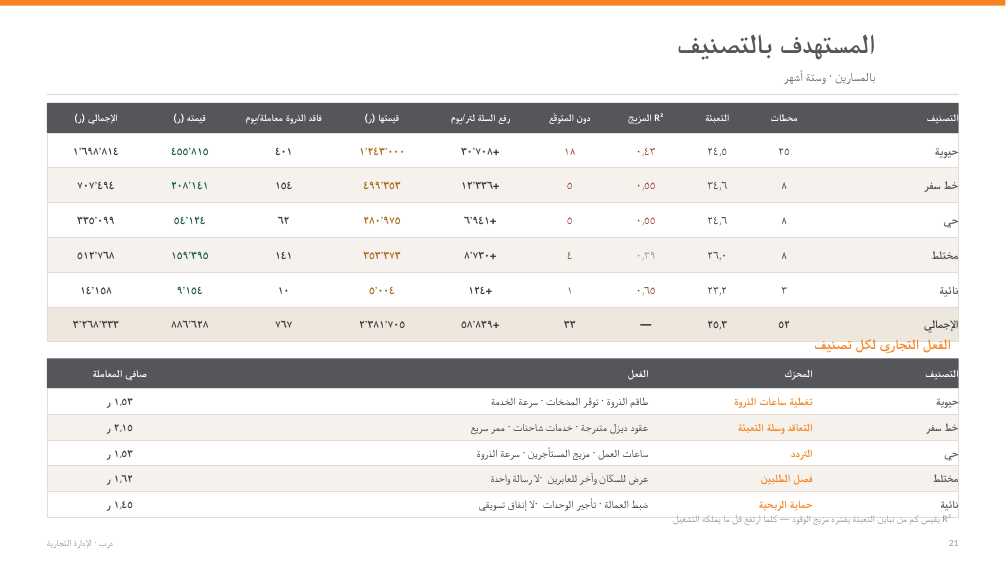
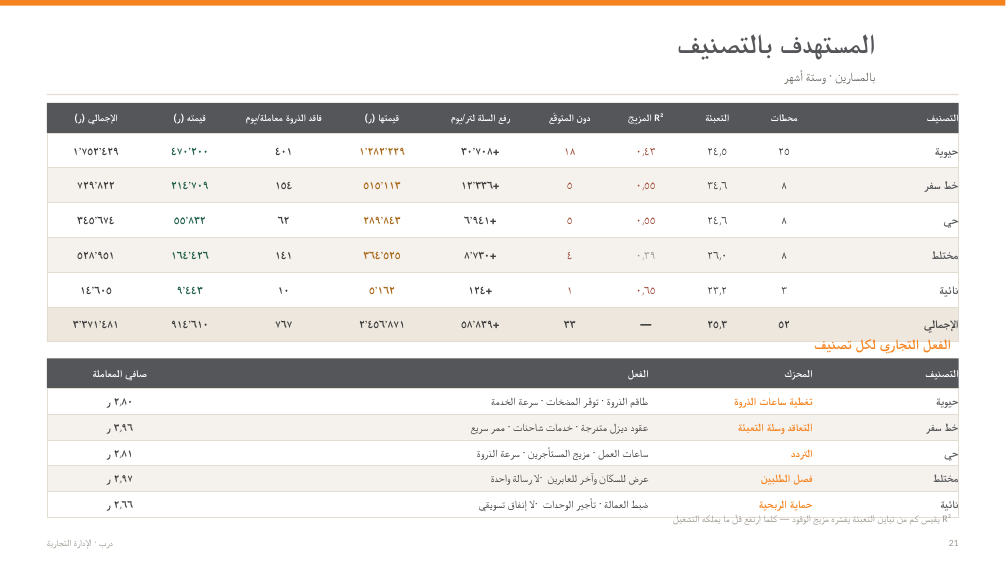
Before and after one commit to darbstations/khadija, a slide deck: slide 26 of docs/عرض-تحليل-المنافذ-وخطة-المبيعات.pptx. Drawn at 1008x567 pixels with LibreOffice and Linux fonts; fonts in the diff are those of the drawing. Boxes give left, top, right and bottom in pixels: in the first picture for what was removed or moved away, otherwise in the second. Text is boxed around its words. In the diff, an @@ line names an element or a change of style, - is before the commit and + after.

```diff
--- a/docs/عرض-تحليل-المنافذ-وخطة-المبيعات.pptx
+++ b/docs/عرض-تحليل-المنافذ-وخطة-المبيعات.pptx
@@ text at box(73, 147, 119, 155): text changed @@
-١٬٦٩٨٬٨١٤
+١٬٧٥٢٬٤٢٩
@@ text at box(171, 148, 208, 155): text changed @@
-٤٥٥٬٨١٥
+٤٧٠٬٢٠٠
@@ text at box(359, 147, 405, 155): text changed @@
-١٬٢٤٣٬٠٠٠
+١٬٢٨٢٬٢٢٩
@@ text at box(77, 181, 114, 189): text changed @@
-٧٠٧٬٤٩٤
+٧٢٩٬٨٢٢
@@ text at box(171, 181, 208, 189): text changed @@
-٢٠٨٬١٤١
+٢١٤٬٧٠٩
@@ text at box(363, 182, 400, 189): text changed @@
-٤٩٩٬٣٥٣
+٥١٥٬١١٣
@@ text at box(77, 216, 114, 224): text changed @@
-٣٣٥٬٠٩٩
+٣٤٥٬٦٧٤
@@ text at box(174, 217, 206, 224): text changed @@
-٥٤٬١٢٤
+٥٥٬٨٣٢
@@ text at box(363, 216, 400, 224): text changed @@
-٢٨٠٬٩٧٥
+٢٨٩٬٨٤٣
@@ text at box(77, 251, 114, 259): text changed @@
-٥١٢٬٧٦٨
+٥٢٨٬٩٥١
@@ text at box(171, 251, 208, 259): text changed @@
-١٥٩٬٣٩٥
+١٦٤٬٤٢٦
@@ text at box(363, 251, 400, 259): text changed @@
-٣٥٣٬٣٧٣
+٣٦٤٬٥٢٥
@@ text at box(80, 286, 112, 294): text changed @@
-١٤٬١٥٨
+١٤٬٦٠٥
@@ text at box(177, 286, 203, 294): text changed @@
-٩٬١٥٤
+٩٬٤٤٣
@@ text at box(369, 286, 395, 294): text changed @@
-٥٬٠٠٤
+٥٬١٦٢
@@ text at box(73, 321, 119, 328): text changed @@
-٣٬٢٦٨٬٣٣٣
+٣٬٣٧١٬٤٨١
@@ text at box(171, 320, 208, 328): text changed @@
-٨٨٦٬٦٢٨
+٩١٤٬٦١٠
@@ text at box(359, 320, 405, 328): text changed @@
-٢٬٣٨١٬٧٠٥
+٢٬٤٥٦٬٨٧١
@@ text at box(107, 398, 133, 434): text changed @@
-١٫٥٣ ر
+٢٫٨٠ ر
@@ text at box(107, 424, 133, 460): text changed @@
-٢٫١٥ ر
+٣٫٩٦ ر
@@ text at box(107, 450, 133, 485): text changed @@
-١٫٥٣ ر
+٢٫٨١ ر
@@ text at box(107, 475, 133, 511): text changed @@
-١٫٦٢ ر
+٢٫٩٧ ر
@@ text at box(114, 501, 133, 509): text changed @@
-١٫٤٥ ر
+٢٫٦٦ ر
```
Also in this commit, not shown: 10 other slides changed, 4 other files.
